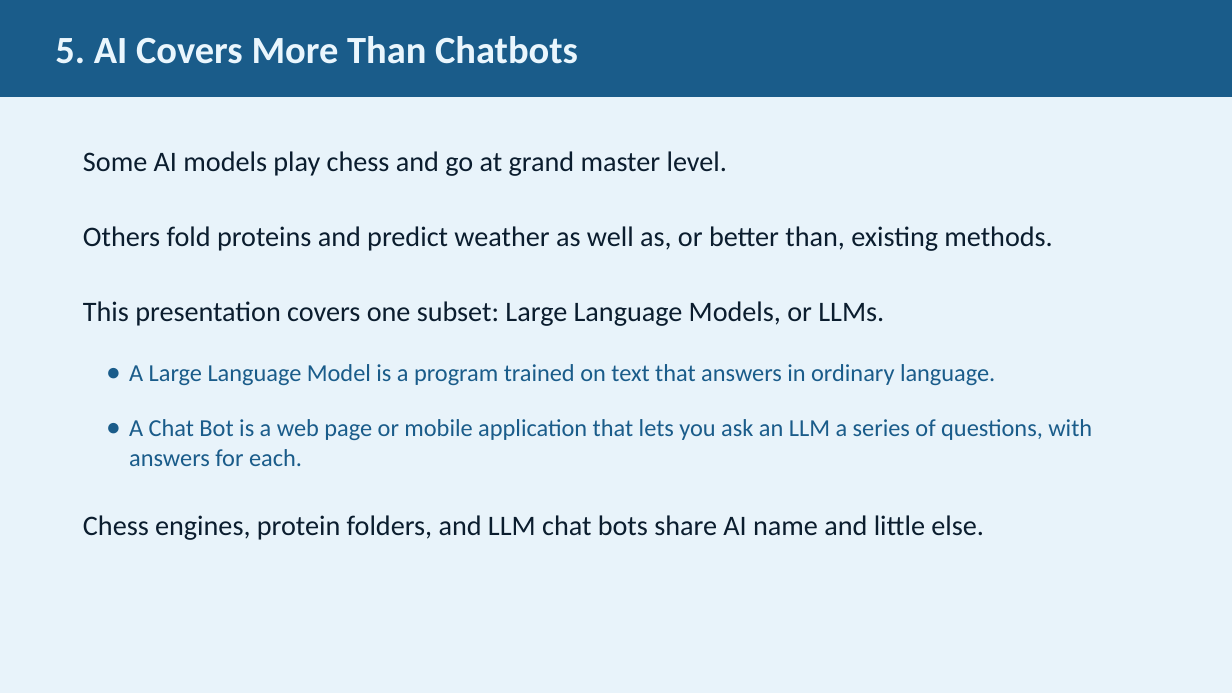
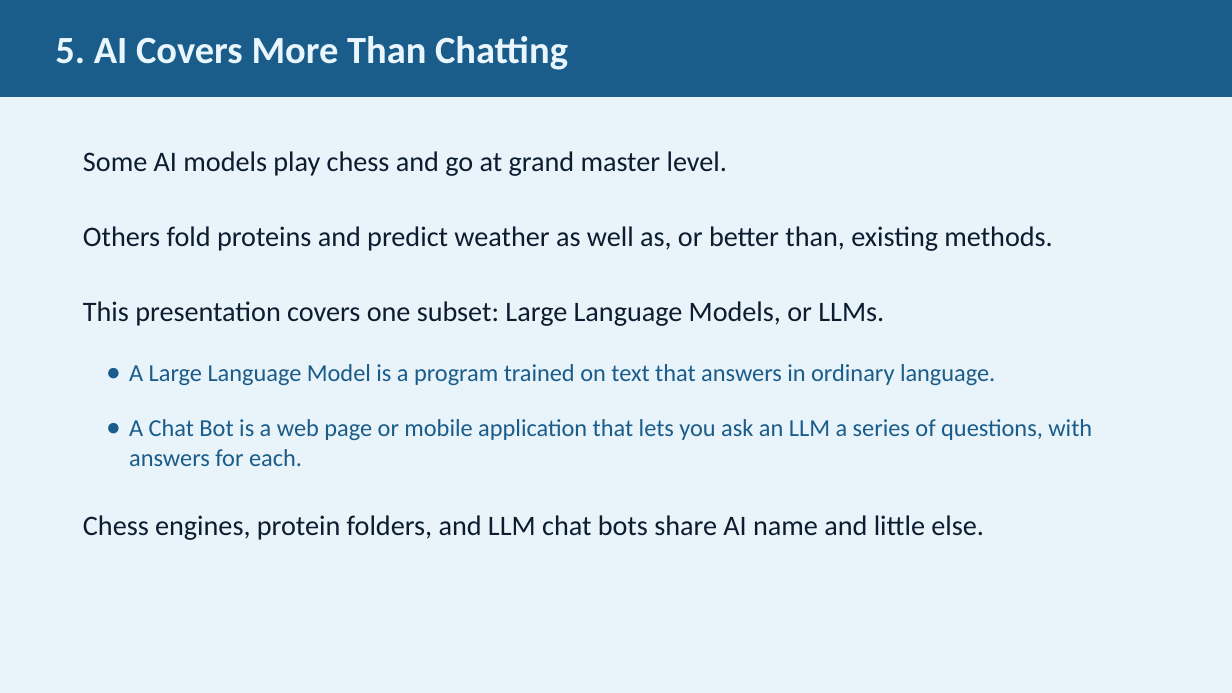
Before and after one commit to JimFawcett/NewSite, a slide deck: slide 5 of AI Presentation 2026/AI_Presentation.pptx. Drawn at 1232x693 pixels with LibreOffice and Linux fonts; fonts in the diff are those of the drawing. Boxes give left, top, right and bottom in pixels: in the first picture for what was removed or moved away, otherwise in the second. Text is boxed around its words. In the diff, an @@ line names an element or a change of style, - is before the commit and + after.

```diff
--- a/AI Presentation 2026/AI_Presentation.pptx
+++ b/AI Presentation 2026/AI_Presentation.pptx
@@ text in rectangle at [55, 36, 568, 70]: text changed @@
-5. AI Covers More Than Chatbots
+5. AI Covers More Than Chatting
```
Also in this commit, not shown: 14 other slides changed, 1 other file.
